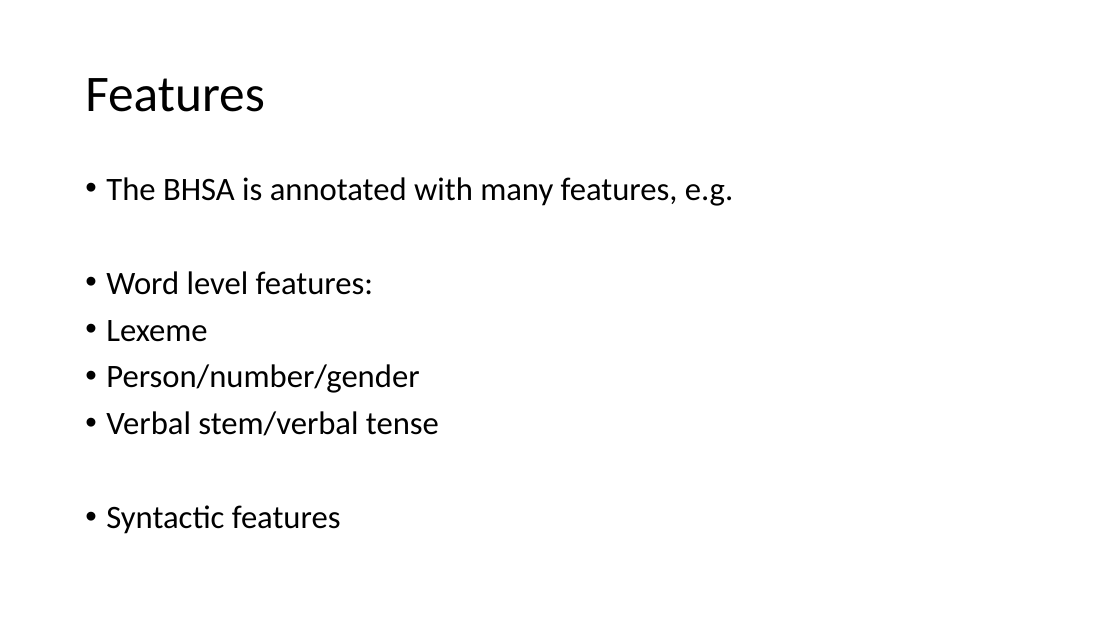
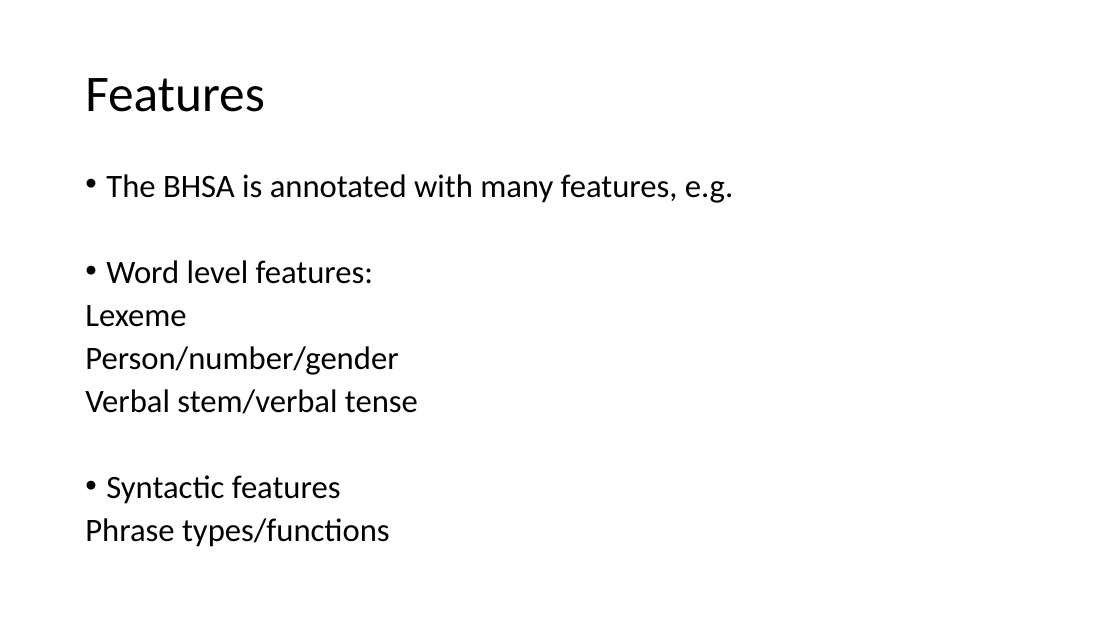
Before and after one commit to MartijnNaaijer/workshop_zurich_text_fabric, a slide deck: slide 10 of presentation_6_march_2026.pptx. Drawn at 1120x630 pixels with LibreOffice and Linux fonts; fonts in the diff are those of the drawing. Boxes give left, top, right and bottom in pixels: in the first picture for what was removed or moved away, otherwise in the second. Text is boxed around its words. In the diff, an @@ line names an element or a change of style, - is before the commit and + after.

```diff
--- a/presentation_6_march_2026.pptx
+++ b/presentation_6_march_2026.pptx
@@ text at <box>85,174,733,504</box>: line spacing 0.9 to 0.8; bullet • to none @@
@@ text at <box>85,518,390,547</box>: paragraph added @@
+Phrase types/functions
```
Also in this commit, not shown: 3 other slides changed, 1 slide removed, 3 other files.
